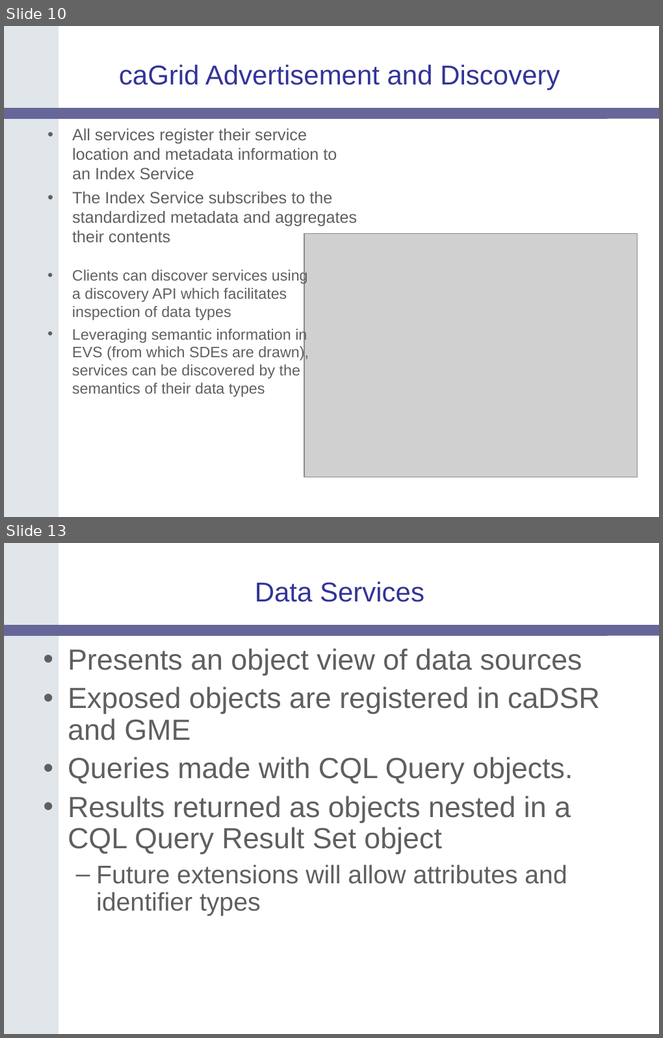
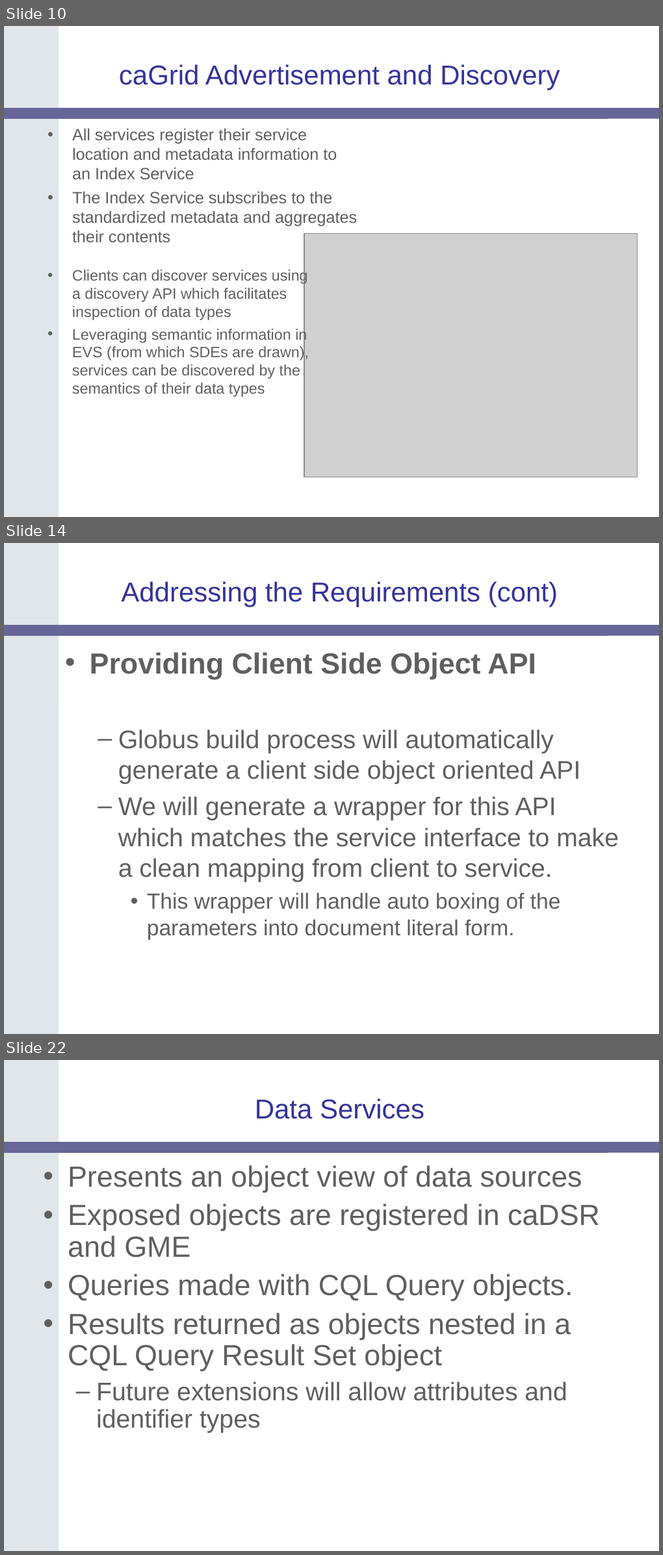
Before and after one commit to NCIP/cagrid-docs, a slide deck: presentations/200604_AnnualMeeting/caGrid-1.0-Architecture_caBIG-Annual-Meeting06.ppt. Shown one above the other, each under a label of ours: slides 10 and 13 before the commit, slides 10, 14 and 22 after it; the slides between them are not shown. The pictures are 663x1038 and 663x1555 pixels, drawn with LibreOffice and Linux fonts; fonts in the diff are those of the drawing; grey boxes stand for pictures; background and template pictures are left out. Boxes give left, top, right and bottom in pixels: in the first picture for what was removed or moved away, otherwise in the second. Text is boxed around its words. In the diff, an @@ line names an element or a change of style, - is before the commit and + after.

```diff
--- a/presentations/200604_AnnualMeeting/caGrid-1.0-Architecture_caBIG-Annual-Meeting06.ppt
+++ b/presentations/200604_AnnualMeeting/caGrid-1.0-Architecture_caBIG-Annual-Meeting06.ppt
@@ slide 14 added at [4,543,659,1034], background #FFFFFF; not listed: 2 template elements that a slide beside it also shows @@
@@ title added at [121,581,558,607], 30 pt, text #333399 @@
+Addressing the Requirements (cont)
@@ text added at [90,652,619,940], 28 pt, text #5F5F5F @@
+• Providing Client Side Object API
+  – Globus build process will automatically generate a client side object oriented API
+  – We will generate a wrapper for this API which matches the service interface to make a clean mapping from client to service.
+    • This wrapper will handle auto boxing of the parameters into document literal form.
@@ what was slide 13 is now slide 22 @@
```
Also in this commit, not shown: 1 slide changed, 10 other slides added, 2 slides removed.
